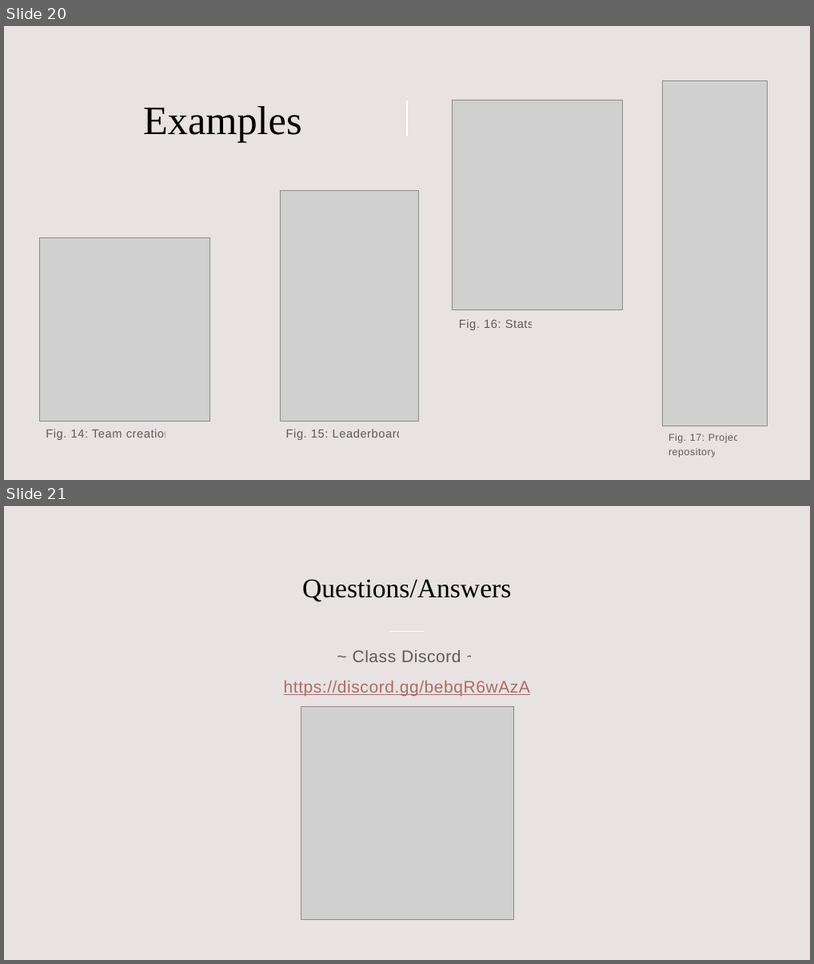
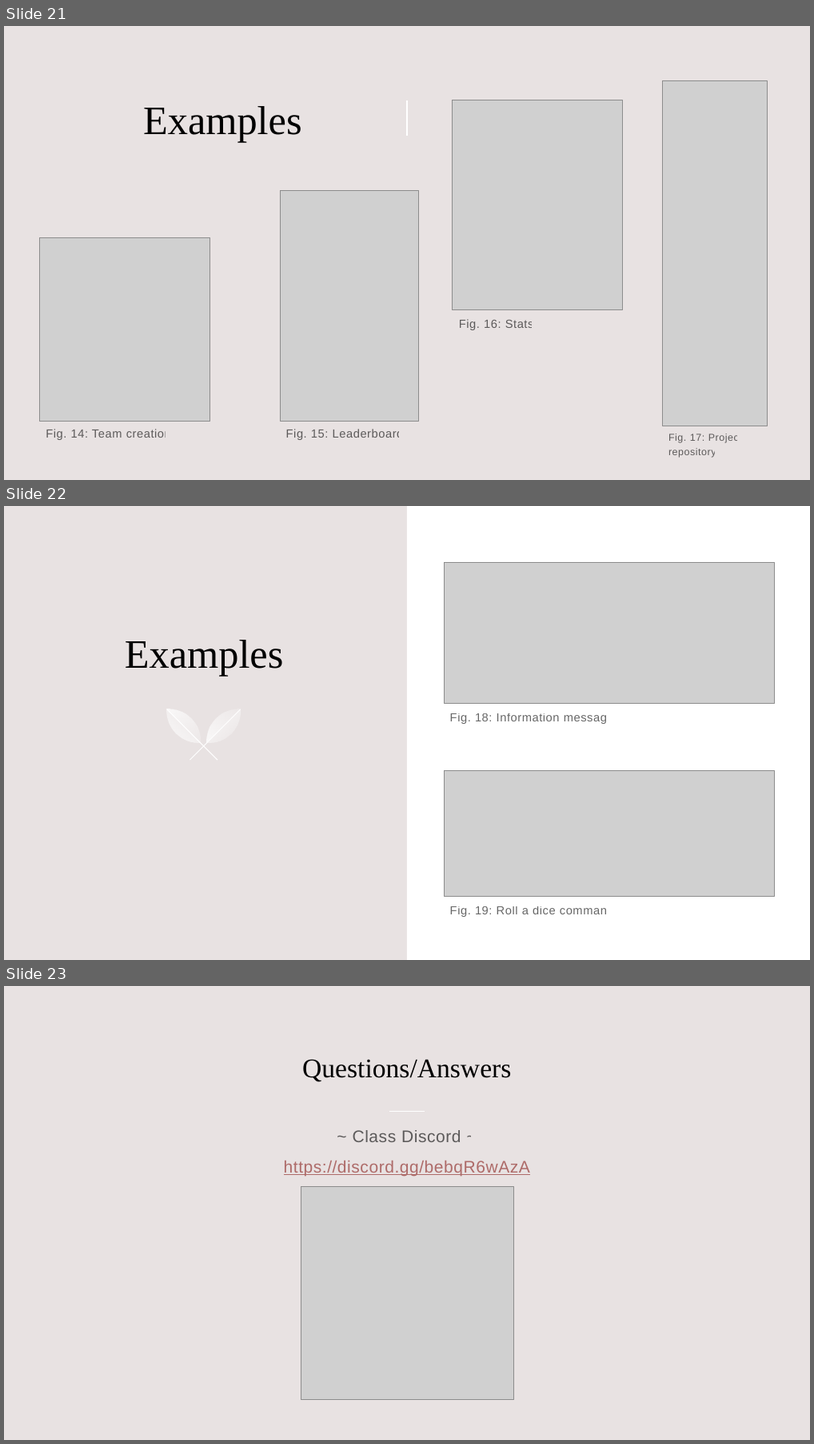
Before and after one commit to williamsantosa/cse185s-presentation, a slide deck: presentation.pptx. Shown one above the other, each under a label of ours: slides 20 and 21 before the commit, slides 21, 22 and 23 after it. The pictures are 814x964 and 814x1444 pixels, drawn with LibreOffice and Linux fonts; fonts in the diff are those of the drawing; grey boxes stand for pictures. Boxes give left, top, right and bottom in pixels: in the first picture for what was removed or moved away, otherwise in the second. Text is boxed around its words. In the diff, an @@ line names an element or a change of style, - is before the commit and + after.

```diff
--- a/presentation.pptx
+++ b/presentation.pptx
@@ slide 22 added at <box>4,506,810,960</box>, background #E8E2E2 @@
@@ rectangle added at <box>4,506,810,960</box>, fill #E8E2E2 @@
@@ rectangle added at <box>407,506,810,960</box>, fill #FFFFFF @@
@@ picture added at <box>445,563,774,704</box> @@
@@ title added at <box>125,640,283,676</box>, 48 pt, text #000000 @@
+Examples
@@ group added at <box>159,702,248,760</box>: 4 freeform shapes, 2 lines @@
@@ text added at <box>450,713,618,724</box>, 14 pt, text #000000 at 60% opacity @@
+Fig. 18: Information message.
@@ picture added at <box>445,770,774,896</box> @@
@@ text added at <box>450,906,618,916</box>, 14 pt, text #000000 at 60% opacity @@
+Fig. 19: Roll a dice command.
@@ what was slide 20 is now slide 21 @@
@@ what was slide 21 is now slide 23 @@
```
Also in this commit, not shown: 3 slides changed, 1 other slide added.
